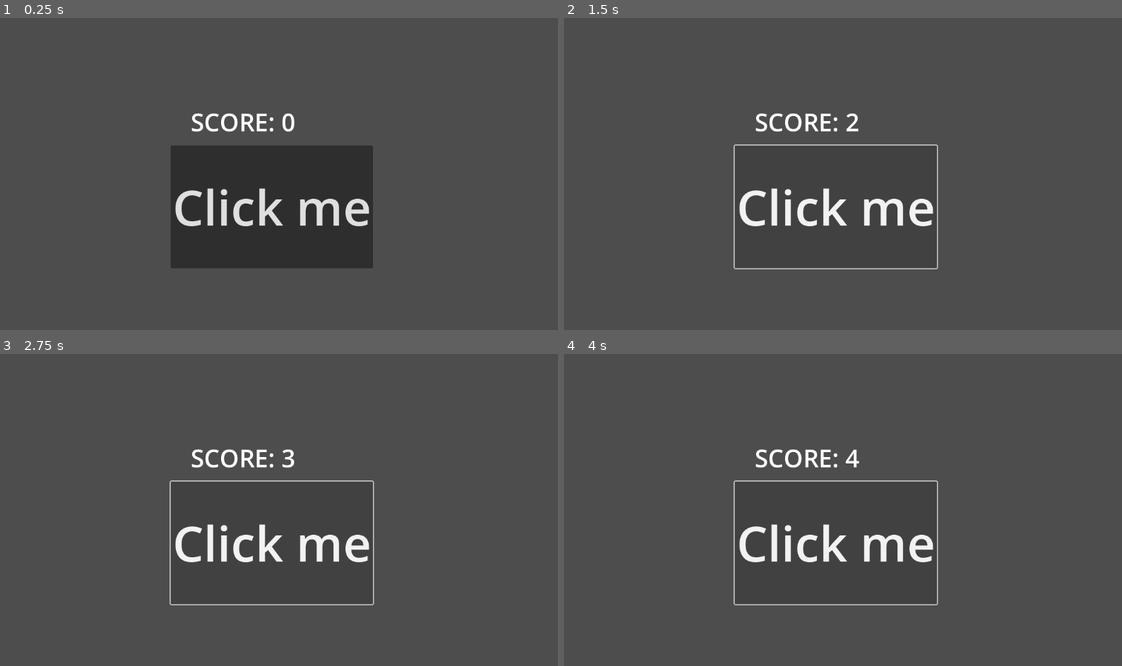
Above: before the commit, frames 1-4 (two rows, left to right).
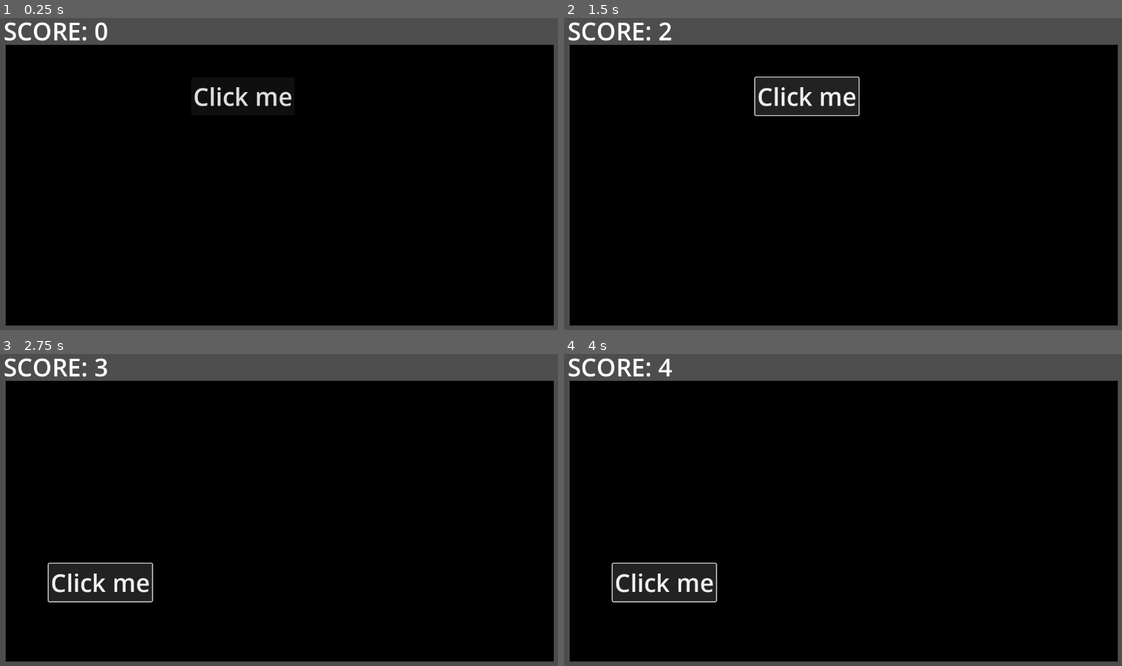
Above: after the commit, the same moments.

Repository: CD1FOX/ClickTheButtonGame
Game: Godot game, scene res://main.tscn
The game is run twice, just before and just after one commit, with the same random seed, the same clock (stepped at 60 frames per second) and the same inputs.
Inputs:
- Up to frame 1 (0.25 s): no input
- Up to frame 2 (1.5 s): click "Click me" at 0.5 s; click "Click me" at 1.25 s
- Up to frame 3 (2.75 s): click "Click me" at 2 s
- Up to frame 4 (4 s): tap Enter at 3.5 s

The runs differ from the first frame. In frame 1, 89% of the frame differs, in the area x 0-100%, y 1-99%; in frame 2, 89%; in frame 3, 89%; in frame 4, 89%.

Commit message:
Update
Added:
- Random Button Position
- Black Background Spawn

Diff:
--- a/main.gd
+++ b/main.gd
@@ -3,8 +3,22 @@
 #add a variable to count the clicks
 var clickCount = 0
 
+func RandomLocations():
+	var randomNumberX = randi_range(21, 928)
+	var randomNumberY = randi_range(59, 555)
+	$Button.position.x = randomNumberX
+	$Button.position.y = randomNumberY
+	$Timer.start()
+
+func _ready() -> void:
+	RandomLocations()
+
 func _process(_delta: float) -> void:
 	$Label.text = "Score: " + str(clickCount)
+	print(int($Timer.time_left))
 
 func _on_button_pressed() -> void:
 	clickCount += 1
+
+func _on_timer_timeout() -> void:
+	RandomLocations()
--- a/main.tscn
+++ b/main.tscn
@@ -5,23 +5,34 @@
 [node name="Main" type="Node2D"]
 script = ExtResource("1_ig7tw")
 
-[node name="Button" type="Button" parent="."]
-offset_left = 357.0
-offset_top = 265.0
-offset_right = 758.0
-offset_bottom = 516.0
-theme_override_font_sizes/font_size = 100
-text = "Click me"
-
 [node name="Label" type="Label" parent="."]
-offset_left = 398.0
-offset_top = 169.0
-offset_right = 583.0
-offset_bottom = 264.0
+offset_left = 16.0
+offset_top = -4.0
+offset_right = 201.0
+offset_bottom = 65.0
 theme_override_font_sizes/font_size = 50
 text = "Score: "
 horizontal_alignment = 1
 vertical_alignment = 1
 uppercase = true
 
+[node name="Timer" type="Timer" parent="."]
+wait_time = 2.5
+
+[node name="ColorRect" type="ColorRect" parent="."]
+offset_left = 20.0
+offset_top = 59.0
+offset_right = 1139.0
+offset_bottom = 633.0
+color = Color(0, 0, 0, 1)
+
+[node name="Button" type="Button" parent="."]
+offset_left = 928.0
+offset_top = 555.0
+offset_right = 1139.0
+offset_bottom = 632.0
+theme_override_font_sizes/font_size = 50
+text = "Click me"
+
+[connection signal="timeout" from="Timer" to="." method="_on_timer_timeout"]
 [connection signal="pressed" from="Button" to="." method="_on_button_pressed"]
